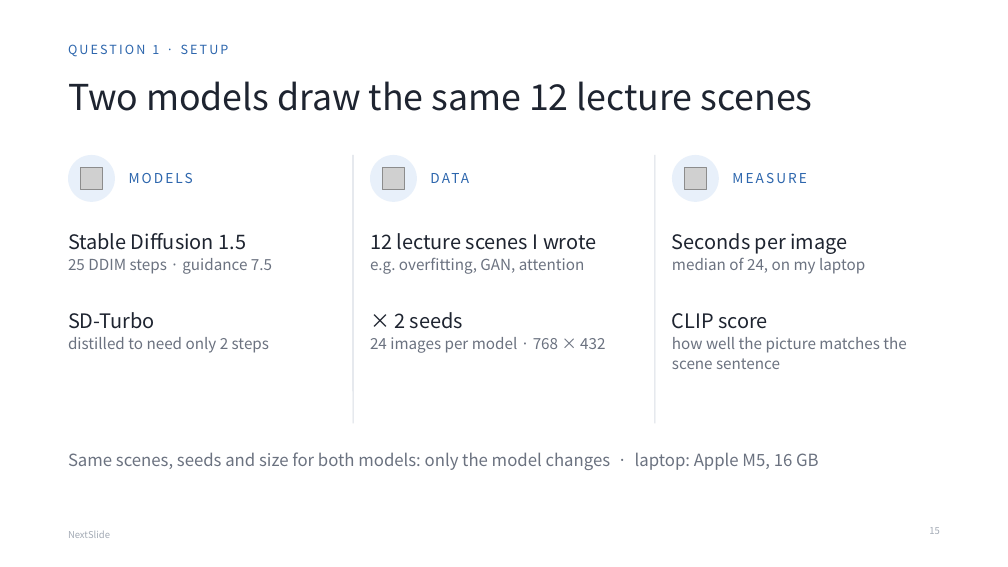
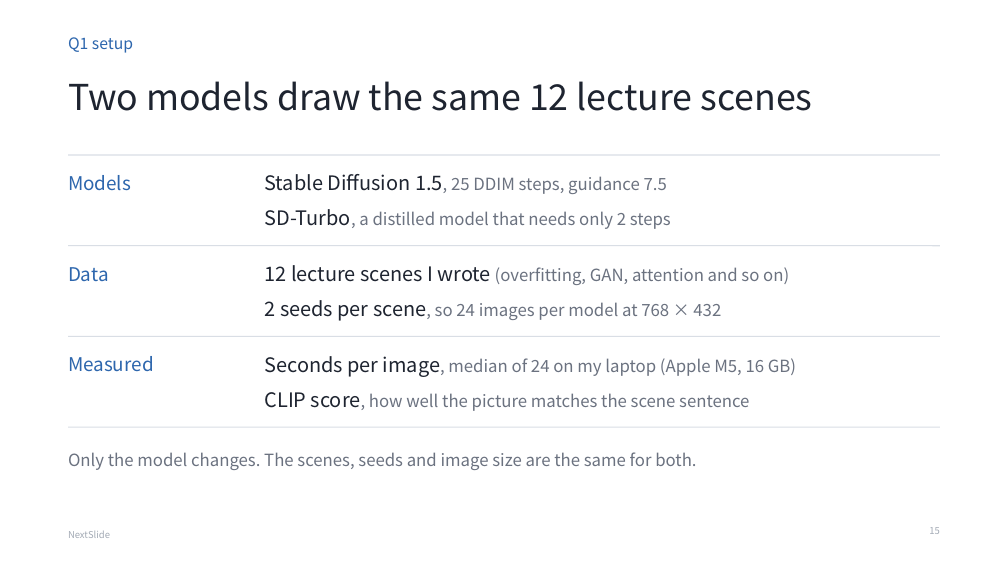
Before and after one commit to nunu0404/GenAI-proj-2026, a slide deck: slide 15 of docs/presentation/NextSlide_final.pptx. Drawn at 1008x567 pixels with LibreOffice and Linux fonts; fonts in the diff are those of the drawing; grey boxes stand for pictures. Boxes give left, top, right and bottom in pixels: in the first picture for what was removed or moved away, otherwise in the second. Text is boxed around its words. In the diff, an @@ line names an element or a change of style, - is before the commit and + after.

```diff
--- a/docs/presentation/NextSlide_final.pptx
+++ b/docs/presentation/NextSlide_final.pptx
@@ text at [68, 37, 133, 53]: text changed; size 12 to 15 pt @@
-QUESTION 1 · SETUP
+Q1 setup
@@ text at [68, 175, 131, 191]: text changed; size 13 to 18 pt @@
-MODELS
+Models
@@ ellipse removed at [68, 155, 115, 202] @@
@@ line added from (68, 155) to (940, 155), #D9DEE5 1 pt @@
@@ picture removed at [80, 167, 103, 190] @@
@@ text at [265, 174, 667, 194]: text changed; size 14.5 to 16 pt @@
-Stable Diffusion 1.5
-25 DDIM steps · guidance 7.5
+Stable Diffusion 1.5, 25 DDIM steps, guidance 7.5
@@ line removed from (353, 155) to (353, 423) @@
@@ ellipse removed at [370, 155, 417, 202] @@
@@ picture removed at [383, 167, 405, 190] @@
@@ line removed from (655, 155) to (655, 423) @@
@@ ellipse removed at [672, 155, 719, 202] @@
@@ picture removed at [684, 167, 707, 190] @@
@@ text removed at [732, 173, 807, 183] @@
-MEASURE
@@ vertical alignment top to middle in 6 elements at [265, 174, 667, 194], [265, 392, 749, 411], [265, 265, 789, 285], [265, 300, 721, 321], [265, 356, 796, 377], [265, 209, 671, 229] @@
@@ text at [265, 209, 671, 229]: text changed; size 14.5 to 16 pt @@
-SD-Turbo
-distilled to need only 2 steps
+SD-Turbo, a distilled model that needs only 2 steps
@@ text at [68, 267, 109, 281]: text changed; size 13 to 18 pt @@
-DATA
+Data
@@ line added from (68, 246) to (940, 246), #D9DEE5 1 pt @@
@@ text at [265, 265, 789, 285]: text changed; size 14.5 to 16 pt @@
-12 lecture scenes I wrote
-e.g. overfitting, GAN, attention
+12 lecture scenes I wrote (overfitting, GAN, attention and so on)
@@ text at [265, 300, 721, 321]: text changed; size 14.5 to 16 pt @@
-× 2 seeds
-24 images per model · 768 × 432
+2 seeds per scene, so 24 images per model at 768 × 432
@@ line added from (68, 337) to (940, 337), #D9DEE5 1 pt @@
@@ text added at [68, 356, 154, 372], 18 pt, text #2D66AD @@
+Measured
@@ text at [265, 356, 796, 377]: text changed; size 14.5 to 16 pt @@
-Seconds per image
-median of 24, on my laptop
+Seconds per image, median of 24 on my laptop (Apple M5, 16 GB)
@@ text at [265, 392, 749, 411]: text changed; size 14.5 to 16 pt @@
-CLIP score
-how well the picture matches the scene sentence
+CLIP score, how well the picture matches the scene sentence
@@ line added from (68, 427) to (940, 427), #D9DEE5 1 pt @@
@@ text at [68, 452, 696, 470]: text changed @@
-Same scenes, seeds and size for both models: only the model changes · laptop: Apple M5, 16 GB
+Only the model changes. The scenes, seeds and image size are the same for both.
```
Also in this commit, not shown: 26 other slides changed, 1 slide added, 1 slide removed, 34 other files.
